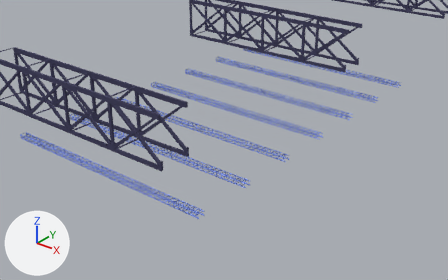
One commit to the Blender file Assets/Custom Models/Architecture/dance_floor_structure frames.blend: the scene before it, then after it.
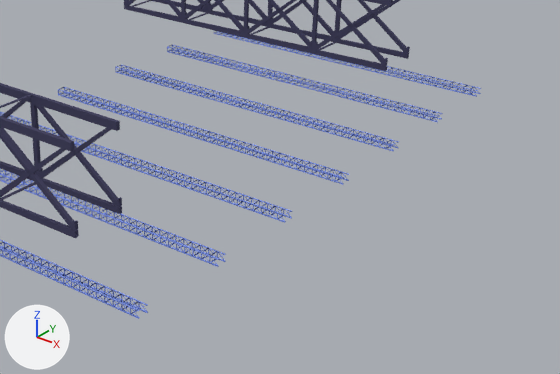
Each version is shown whole from a camera (50 mm lens) standing at (33.0, -31.1, 32.7) and looking at (-0.5, 10.8, 6.7), then close up on the part from 26% to 100% of the width and 11% to 90% of the height. The lights are fixed; the arrows at lower left show +X, +Y and +Z.

Before the edit, the objects in view are built like this:
```python
ob_big_railing_002 = bpy.data.objects.new('big railing.002', me_cube_025)
ob_big_railing_002.location = (-10.59, -4.31, 15.04)
ob_big_railing_002.rotation_euler = (3.142, 0.0, 0.0)  # degrees (180, 0, 0)
ob_big_railing_002.scale = (3.78, 2.59, 6.08)
ob_railing_001 = bpy.data.objects.new('railing.001', me_cube_026)
ob_railing_001.location = (-11.52, -3.71, 9.13)
ob_railing_001.rotation_euler = (3.142, 0.0, 0.0)  # degrees (180, 0, 0)
ob_railing_001.scale = (0.6, 0.6, 0.6)
```
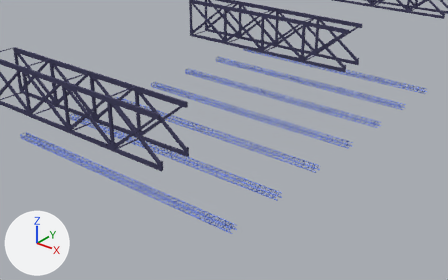
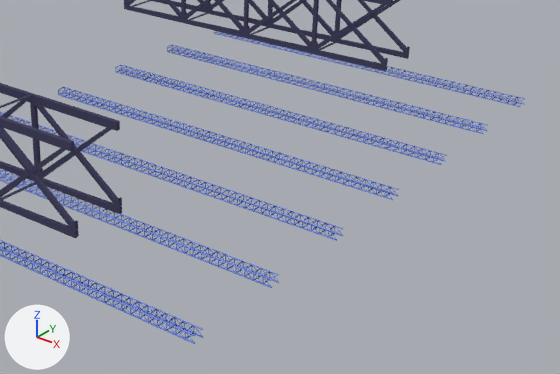
What differs and where, as boxes (x1, y1, x2, y2) in the close-ups (560 x 374 px):
'railing.001', modifiers changed: before (0, 31, 481, 319); after (0, 31, 526, 344)

The edits, one by one:
Object 'railing.001' (ob_railing_001) has a ARRAY modifier named 'Array'.
On modifier 'Array' of object 'railing.001' (ob_railing_001), count goes from 43 to 49.
